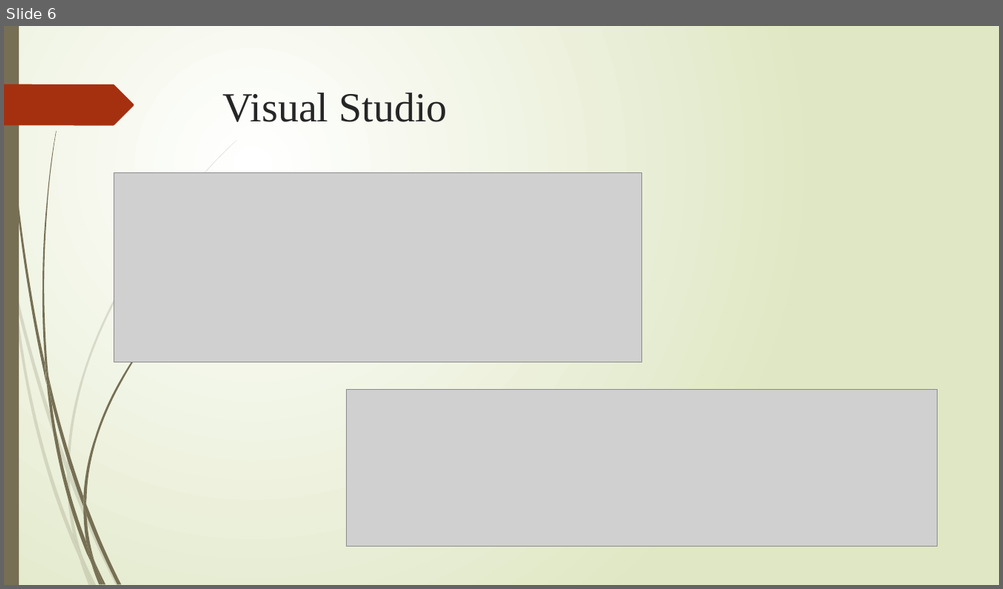
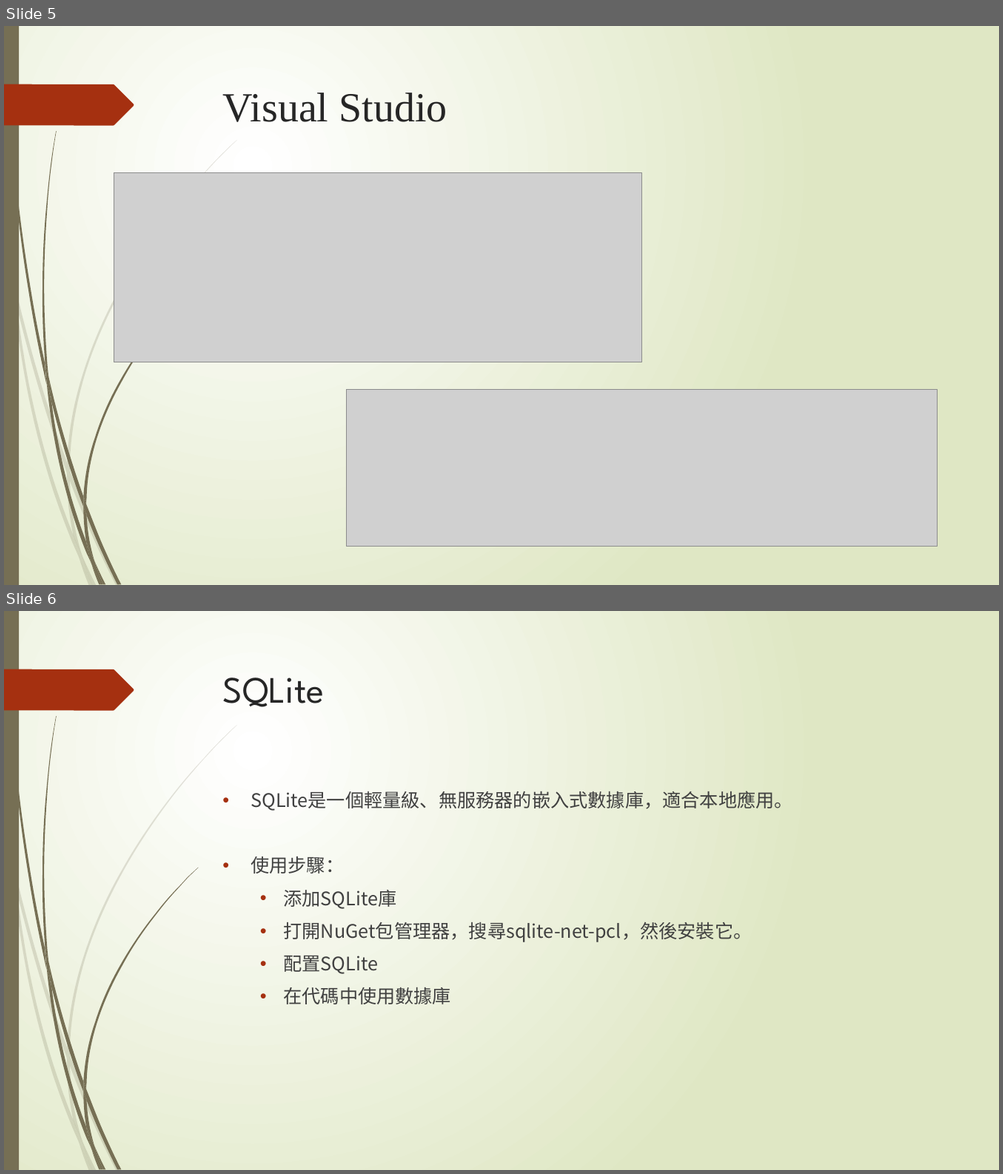
Before and after one commit to TzerNanLinStudio/English_Vocabulary_Dictation_Test, a slide deck: Other/Document/DevelopmentNote.pptx. Shown one above the other, each under a label of ours: slide 6 before the commit, slides 5 and 6 after it. The pictures are 1003x589 and 1003x1174 pixels, drawn with LibreOffice and Linux fonts; fonts in the diff are those of the drawing; grey boxes stand for pictures. Boxes give left, top, right and bottom in pixels: in the first picture for what was removed or moved away, otherwise in the second. Text is boxed around its words. In the diff, an @@ line names an element or a change of style, - is before the commit and + after.

```diff
--- a/Other/Document/DevelopmentNote.pptx
+++ b/Other/Document/DevelopmentNote.pptx
@@ slide 6 added at (x1=4, y1=611, x2=999, y2=1170), background gradient #FFFFFF to #DFE8C4; not listed: 24 template elements that a slide beside it also shows @@
@@ title added at (x1=223, y1=678, x2=324, y2=707), 36 pt, text #262626 @@
+SQLite
@@ text added at (x1=250, y1=791, x2=793, y2=1005), 18 pt, text #404040 @@
+• SQLite是一個輕量級、無服務器的嵌入式數據庫，適合本地應用。
+• 使用步驟：
+  • 添加SQLite庫
+  • 打開NuGet包管理器，搜尋sqlite-net-pcl，然後安裝它。
+  • 配置SQLite
+  • 在代碼中使用數據庫
@@ what was slide 6 is now slide 5 @@
```
Also in this commit, not shown: 2 slides changed, 2 slides removed, 1 other file.
